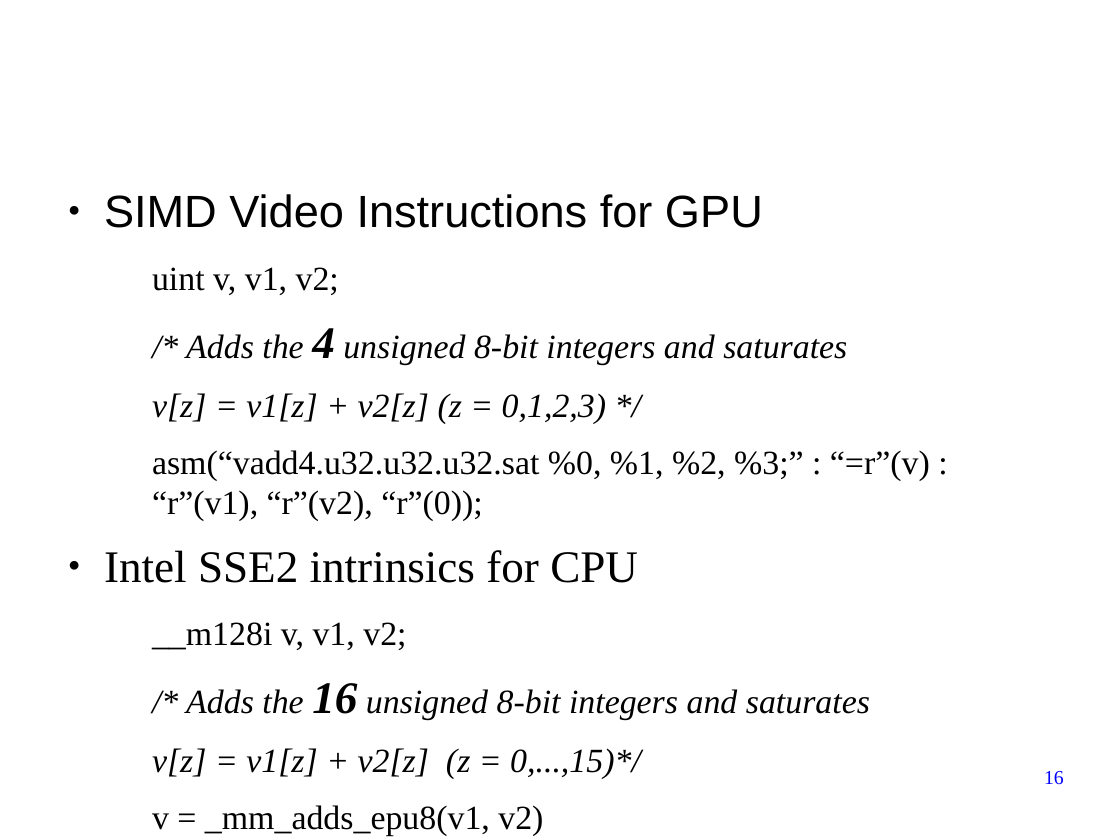
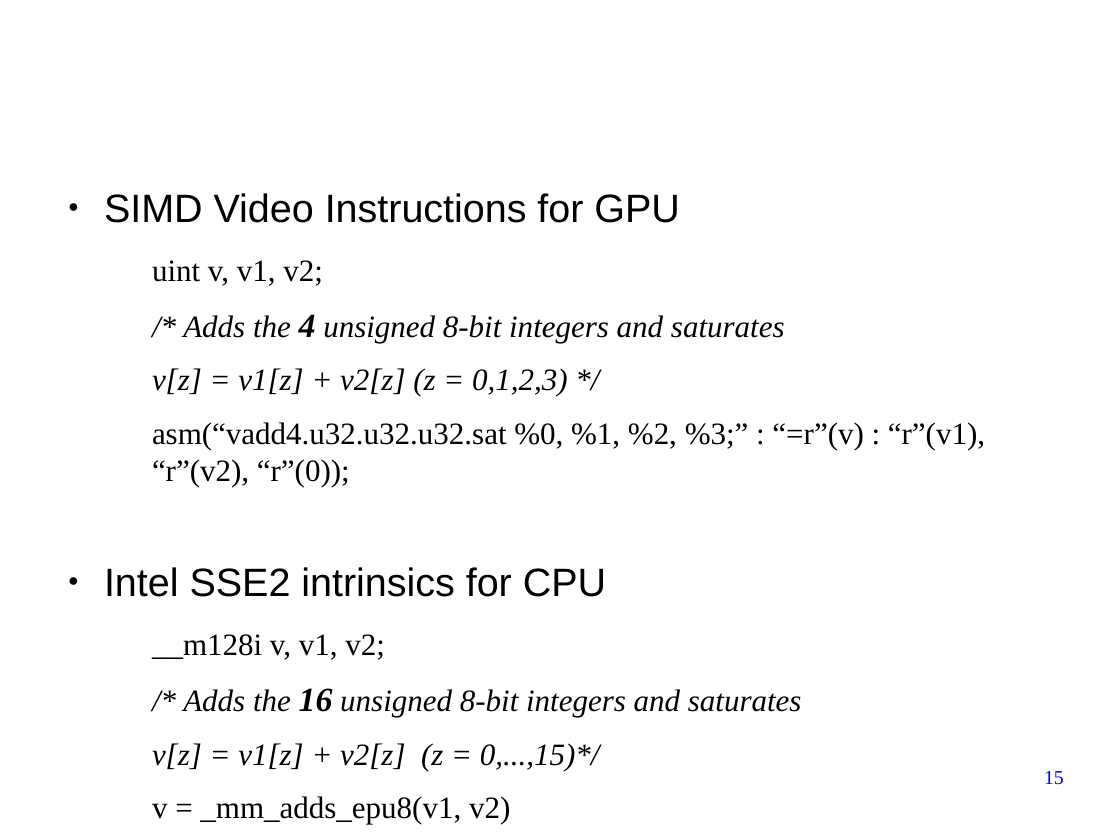
Before and after one commit to forestcheng/cudahmmsearch, a slide deck: slide 15 of thesis/thesisDefense.odp (slide 16 before the commit). Drawn at 1120x840 pixels with LibreOffice and Linux fonts; fonts in the diff are those of the drawing; background and template pictures are left out. Boxes give left, top, right and bottom in pixels: in the first picture for what was removed or moved away, otherwise in the second. Text is boxed around its words. In the diff, an @@ line names an element or a change of style, - is before the commit and + after.

```diff
--- a/thesis/thesisDefense.odp
+++ b/thesis/thesisDefense.odp
@@ text "SIMD Video Instructions for GPU" at (x1=104, y1=193, x2=985, y2=824): size 32 to 28 pt in "SIMD Video Instructions for GPU", "Intel SSE2 intrinsics for CPU"; size 24 to 22 pt in "uint v, v1, v2;", "/* Adds the unsigned 8-bit integers and ...", "v[z] = v1[z] + v2[z] (z = ...", "asm(“vadd4.u32.u32.u32.sat %0, %1, %2, %3;” : “=r”(v) ..." and 4 more places; size 32 to 24 pt in "4", "16"; font Times New Roman to Arial in "Intel SSE2 intrinsics for CPU" @@
@@ page number at (x1=1044, y1=771, x2=1064, y2=785): text changed @@
-16
+15
```
Also in this commit, not shown: 9 other slides changed, 1 slide removed.
